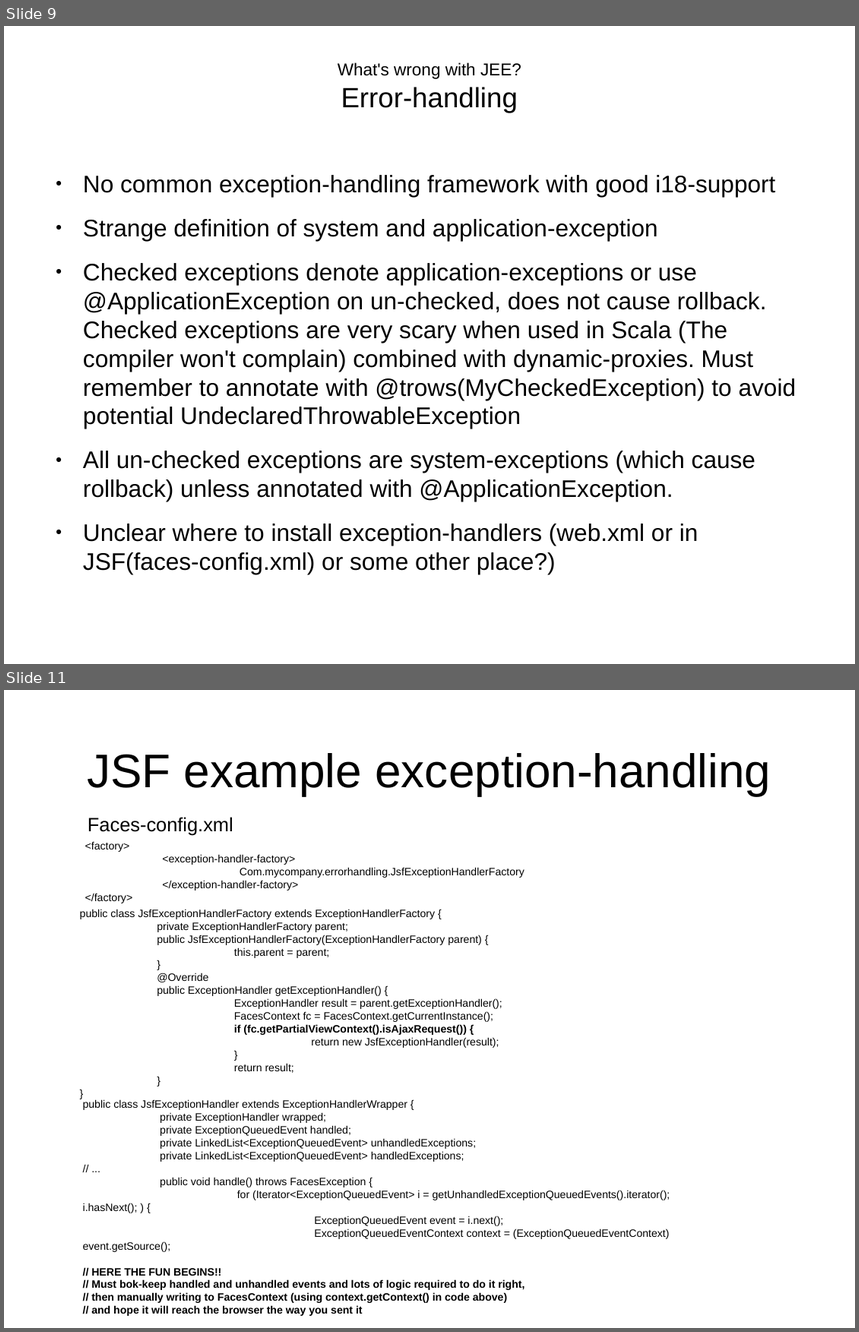
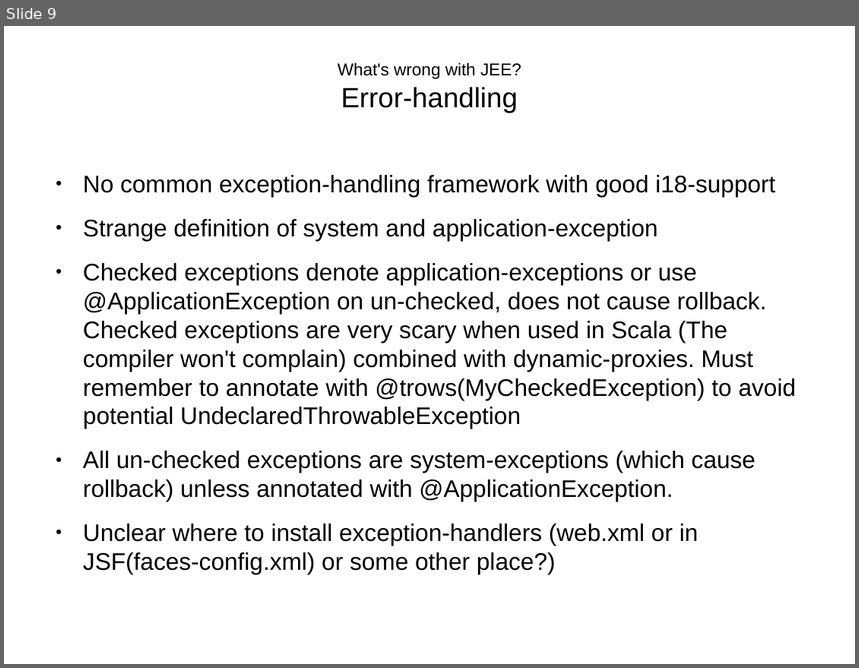
Before and after one commit to andreak/slol-2011, a slide deck: Scala-LiftOff-2011-lift-from-jee-perspective.odp. Shown one above the other, each under a label of ours: slides 9 and 11 before the commit, slide 9 after it; the slides between them are not shown. The pictures are 859x1332 and 859x668 pixels, drawn with LibreOffice and Linux fonts; fonts in the diff are those of the drawing. Boxes give left, top, right and bottom in pixels: in the first picture for what was removed or moved away, otherwise in the second. Text is boxed around its words. In the diff, an @@ line names an element or a change of style, - is before the commit and + after.

```diff
--- a/Scala-LiftOff-2011-lift-from-jee-perspective.odp
+++ b/Scala-LiftOff-2011-lift-from-jee-perspective.odp
@@ slide 11 removed at (4,690,855,1328), background #FFFFFF @@
@@ title removed at (87,753,771,796) @@
-JSF example exception-handling
@@ text removed at (88,817,234,836) @@
-Faces-config.xml
@@ text removed at (85,841,525,904) @@
-<factory>
-<exception-handler-factory>
-Com.mycompany.errorhandling.JsfExceptionHandlerFactory
-</exception-handler-factory>
-</factory>
@@ text removed at (80,909,503,1073) @@
-public class JsfExceptionHandlerFactory extends ExceptionHandlerFactory {
-private ExceptionHandlerFactory parent;
-public JsfExceptionHandlerFactory(ExceptionHandlerFactory parent) {
-this.parent = parent;
-}
-@Override
-public ExceptionHandler getExceptionHandler() {
-ExceptionHandler result = parent.getExceptionHandler();
-FacesContext fc = FacesContext.getCurrentInstance();
-if (fc.getPartialViewContext().isAjaxRequest()) {
-return new JsfExceptionHandler(result);
-}
-return result;
-}
-}
@@ text removed at (83,1100,671,1314) @@
-public class JsfExceptionHandler extends ExceptionHandlerWrapper {
-private ExceptionHandler wrapped;
-private ExceptionQueuedEvent handled;
-private LinkedList<ExceptionQueuedEvent> unhandledExceptions;
-private LinkedList<ExceptionQueuedEvent> handledExceptions;
-// ...
-public void handle() throws FacesException {
-for (Iterator<ExceptionQueuedEvent> i = getUnhandledExceptionQueuedEvents().iterator(); i.hasNext(); ) {
-ExceptionQueuedEvent event = i.next();
-ExceptionQueuedEventContext context = (ExceptionQueuedEventContext) event.getSource();
-// HERE THE FUN BEGINS!!
-// Must bok-keep handled and unhandled events and lots of logic required to do it right,
-// then manually writing to FacesContext (using context.getContext() in code above)
-// and hope it will reach the browser the way you sent it
-}
```
Also in this commit, not shown: 6 slides changed, 6 slides added.
